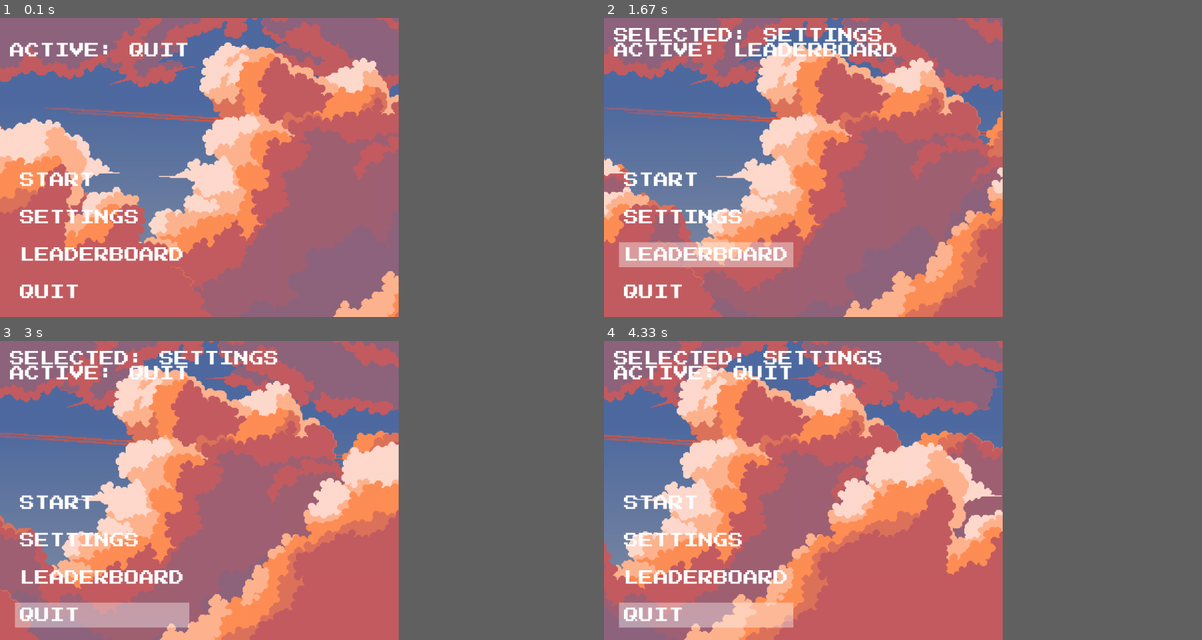
Above: before the commit, frames 1-4 (two rows, left to right).
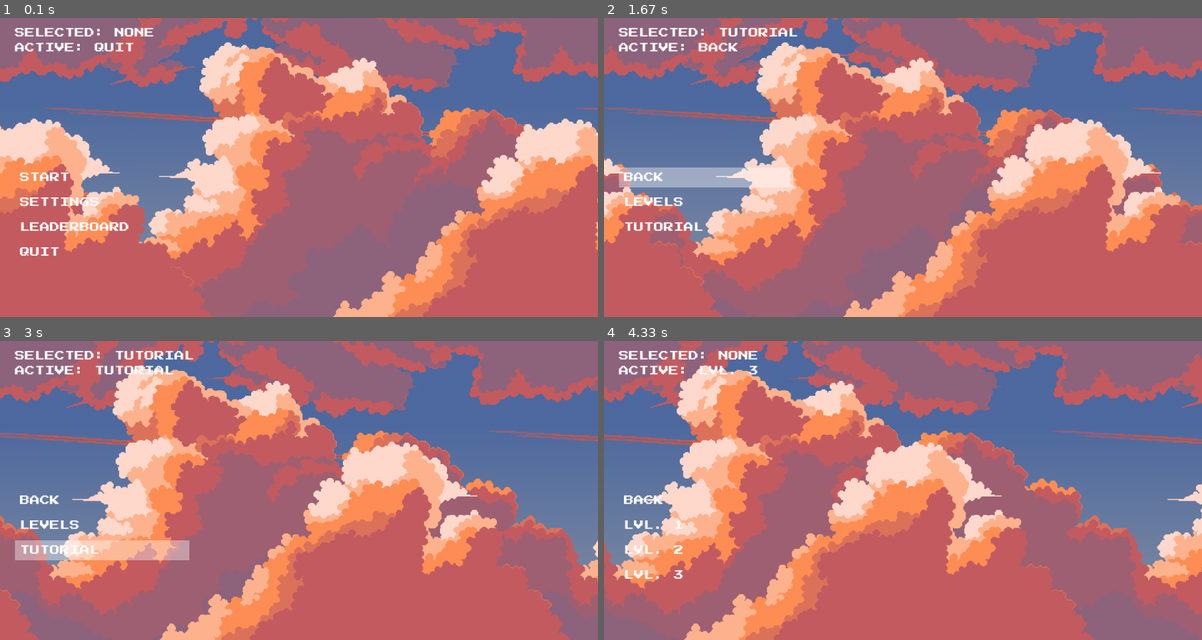
Above: after the commit, the same moments.

Repository: aurlaw0809/MazeGameOfSomeSort
Game: pygame game, started from trial_combination.py
Same seed, same stepped clock (60 frames per second), same inputs: the game is played once before the commit and once after it.
Inputs (mouse positions are in pixels of both pictures, inside the frame that each line leads up to):
- Up to frame 1 (0.1 s): no input
- Up to frame 2 (1.67 s): click "START" at 0.38 s; tap Space at 0.67, 1.57 s; click (705, 227) at 1.05 s, where only the run after the commit has a clickable "TUTORIAL"
- Up to frame 3 (3 s): tap Space at 1.87, 2.07, 2.4, 2.7, 2.9 s
- Up to frame 4 (4.33 s): tap Space at 3.2, 3.47, 3.8, 4.1 s; click (705, 520) at 4.22 s
In our replay, the window is 600x450 before the commit and 900x450 after it. These sizes can differ from the game's own. Grey fills any space a smaller window leaves; there, only what the larger window draws over its background counts as a difference.

The runs differ from the first frame. In frame 1, 25% of the frame differs, in the area x 1-100%, y 0-100%; in frame 2, 27%; in frame 3, 30%; in frame 4, 33%.

Commit message:
keep figuring out button type jazz

Diff:
--- a/button_class.py
+++ b/button_class.py
@@ -3,7 +3,7 @@
 class ButtonList:
     def __init__(self, screen, x, y,
                  width, height, spacing,
-                 number_buttons, list_names,
+                 number_buttons, list_names, button_types,
                  inactive_color, active_colour,
                  text_color, text_font, text_x, text_y):
 
@@ -21,6 +21,7 @@
         self.number_buttons = number_buttons
         self.list_buttons = []
         self.list_names = list_names
+        self.button_types = button_types
 
         self.inactive_color = inactive_color
         self.active_colour = active_colour
@@ -48,21 +49,25 @@
                                             self.text_color,
                                             self.text_font,
                                             self.text_x,
-                                            self.text_y))
+                                            self.text_y,
+                                            self.button_types[i]))
 
     def print_button_selected(self, i):
         text = self.text_font.render(f"SELECTED: {self.list_names[i]}", True, self.text_color)
-        self.screen.blit(text, (20, 20))
+        self.screen.blit(text, (self.x, 20))
 
     def print_button_active(self, i):
         text = self.text_font.render(f"ACTIVE: {self.list_names[i]}", True, self.text_color)
-        self.screen.blit(text, (20, 50))
+        self.screen.blit(text, (self.x, 50))
 
     def draw(self):
         self.print_button_active(self.active_button)
 
         if self.button_selected:
             self.print_button_selected(self.chosen_button)
+        else:
+            text = self.text_font.render(f"SELECTED: NONE", True, self.text_color)
+            self.screen.blit(text, (self.x, 20))
 
         for i in range(0, self.number_buttons):
             if self.active_button == i:
@@ -96,29 +101,27 @@
     def get_list_buttons(self):
         return self.list_buttons
 
+    def get_chosen_button_type(self):
+        return self.button_types[self.chosen_button]
 
-class Button:
+
+class Button(ButtonList):
+
     def __init__(self, screen, x, y,
                  width, height,
                  inactive_color, active_colour,
-                 text, text_color, text_font, text_x, text_y):
+                 text, text_color, text_font, text_x, text_y,
+                 button_type):
 
-        self.screen = screen
-        self.x = x
-        self.y = y
-        self.width = width
-        self.height = height
+        super().__init__(screen, x, y,
+                         width, height, None,
+                         0, None, None,
+                         inactive_color, active_colour,
+                         text_color, text_font, text_x, text_y)
 
-        self.inactive_color = inactive_color
-        self.active_colour = active_colour
+        self.button_type = button_type
         self.active = False
-
         self.text = text
-        self.text_color = text_color
-        self.text_font = text_font
-        self.text_x = text_x
-        self.text_y = text_y
-
         self.colour = self.inactive_color
 
     def update_colour(self):
@@ -128,7 +131,6 @@
             self.colour = self.inactive_color
 
     def draw(self):
-        #pygame.draw.rect(self.screen, self.colour, (self.x, self.y, self.width, self.height))
 
         surface = pygame.Surface((self.width, self.height), pygame.SRCALPHA)
         surface.fill(self.colour)
--- /dev/null
+++ b/text_box_class.py
@@ -0,0 +1,52 @@
+import pygame
+
+class TextBox():
+    def __init__(self, screen, x, y,
+                 width, height,
+                 inactive_color, active_colour,
+                 text_color, text_font, text_x, text_y):
+
+        self.screen = screen
+        self.x = x
+        self.y = y
+
+        self.width = width
+        self.height = height
+
+        self.inactive_color = inactive_color
+        self.active_colour = active_colour
+        self.colour = self.inactive_color
+
+        self.text_color = text_color
+        self.text_font = text_font
+        self.text_x = text_x
+        self.text_y = text_y
+        self.text = ''
+
+        self.selected = False
+        self.valid = False
+
+    def update_colour(self):
+        if self.selected:
+            self.colour = self.active_colour
+        else:
+            self.colour = self.inactive_color
+
+    def make_active(self):
+        self.selected = True
+        self.update_colour()
+
+    def make_inactive(self):
+        self.selected = False
+        self.update_colour()
+
+    def is_active(self):
+        return self.selected
+
+    def draw(self):
+        surface = pygame.Surface((self.width, self.height), pygame.SRCALPHA)
+        surface.fill(self.colour)
+        self.screen.blit(surface, (self.x, self.y))
+
+        text = self.text_font.render(f"{self.text}", True, self.text_color)
+        self.screen.blit(text, (self.x + self.text_x, self.y + self.text_y))
--- a/trial_combination.py
+++ b/trial_combination.py
@@ -7,11 +7,11 @@
 clock = pygame.time.Clock()
 FPS = 60
 
-SCREEN_WIDTH = 800
+SCREEN_WIDTH = 1200
 SCREEN_HEIGHT = 600
 
 BUTTON_TEXT_COLOUR = (255, 255, 255)
-BUTTON_TEXT_FONT = pygame.font.Font('assets/fonts/pressstart2p.ttf', 30)
+BUTTON_TEXT_FONT = pygame.font.Font('assets/fonts/pressstart2p.ttf', 20)
 
 BUTTON_TEXT_X = 10
 BUTTON_TEXT_Y = 10
@@ -20,27 +20,55 @@
 BUTTON_ACTIVE_COLOUR = (255, 255, 255, 100)
 
 BUTTON_WIDTH = 350
-BUTTON_HEIGHT = 50
+BUTTON_HEIGHT = 40
 
 BUTTON_X = 30
 BUTTON_Y = 300
 
-BUTTON_SPACING = 25
-
-BUTTON_NAMES = ['START', 'SETTINGS', 'LEADERBOARD', 'QUIT']
-NUMBER_OF_BUTTONS = len(BUTTON_NAMES)
+BUTTON_SPACING = 10
 
 screen = pygame.display.set_mode((SCREEN_WIDTH, SCREEN_HEIGHT), pygame.SRCALPHA)
 pygame.display.set_caption("Trialing combo")
 
 bg = DynamicBackground(screen)
-buttons = ButtonList(screen, BUTTON_X, BUTTON_Y,
+
+#B = branch, F = finish game, T = toggle, E = entry, L = level
+
+pages = {'MM': [['START', 'SETTINGS', 'LEADERBOARD', 'QUIT'], ['MSS', 'MO', 'MRS', None], ['B', 'B', 'B', 'F']],
+         'MO': [['BACK', 'MUSIC', 'SOUND EFFECTS', 'NAME'], ['MM', None, None, None], ['B', 'T', 'T', 'E']],
+         'MRS': [['BACK', 'LVL. 1', 'LVL. 2', 'LVL. 3'], ['MM', None, None, None], ['B', 'L', 'L', 'L']],
+         'MRD': [['BACK'], ['MRS'], ['B']],
+         'MSS': [['BACK', 'LEVELS', 'TUTORIAL'], ['MM', 'MLS', None], ['B', 'B', 'L']],
+         'MLS': [['BACK', 'LVL. 1', 'LVL. 2', 'LVL. 3'], ['MSS', None, None, None], ['B', 'L', 'L', 'L']],}
+
+current_page = 'MM'
+
+def update_page():
+    BUTTON_NAMES = pages[current_page][0]
+    BUTTON_TYPES = pages[current_page][2]
+    NUMBER_OF_BUTTONS = len(BUTTON_NAMES)
+
+    buttons = ButtonList(screen, BUTTON_X, BUTTON_Y,
                      BUTTON_WIDTH, BUTTON_HEIGHT, BUTTON_SPACING,
-                     NUMBER_OF_BUTTONS, BUTTON_NAMES,
+                     NUMBER_OF_BUTTONS, BUTTON_NAMES, BUTTON_TYPES,
                      BUTTON_INACTIVE_COLOUR, BUTTON_ACTIVE_COLOUR,
                      BUTTON_TEXT_COLOUR, BUTTON_TEXT_FONT, BUTTON_TEXT_X, BUTTON_TEXT_Y)
 
+    return buttons
+
+def route_to_next_page(buttons, current_page):
+    button_number = buttons.get_chosen_button()
+    options = pages[current_page][1]
+    new_page = options[button_number]
+
+    if new_page == None:
+        new_page = current_page
+
+    return new_page
+
+
 run =True
+buttons = update_page()
 
 while run:
 
@@ -86,6 +114,11 @@
             if event.key == pygame.K_q:
                 run = False
 
+        if buttons.get_button_selected():
+            if buttons.get_chosen_button_type() == 'B':
+                current_page = route_to_next_page(buttons, current_page)
+                buttons = update_page()
+
     pygame.display.update()
 
 pygame.quit()
--- /dev/null
+++ b/trial_text_box.py
@@ -0,0 +1,38 @@
+import pygame
+
+pygame.init()
+
+clock = pygame.time.Clock()
+FPS = 60
+
+SCREEN_WIDTH = 800
+SCREEN_HEIGHT = 600
+
+screen = pygame.display.set_mode((SCREEN_WIDTH, SCREEN_HEIGHT))
+pygame.display.set_caption("Trialing text box")
+
+font = pygame.font.Font('assets/fonts/pressstart2p.ttf', 30)
+user_text = ''
+
+run = True
+while run:
+
+    clock.tick(FPS)
+
+    screen.fill((219, 227, 127))
+
+    text_surface = font.render(user_text, True, (255, 255, 255))
+    screen.blit(text_surface, (50, 50))
+
+    for event in pygame.event.get():
+        if event.type == pygame.QUIT:
+            run = False
+        if event.type == pygame.KEYDOWN:
+            if event.key == pygame.K_BACKSPACE:
+                user_text = user_text[:-1]
+            elif event.unicode.isprintable() and event.key != pygame.K_SPACE and len(user_text) < 20:
+                user_text += event.unicode
+
+    pygame.display.flip()
+
+pygame.quit()
